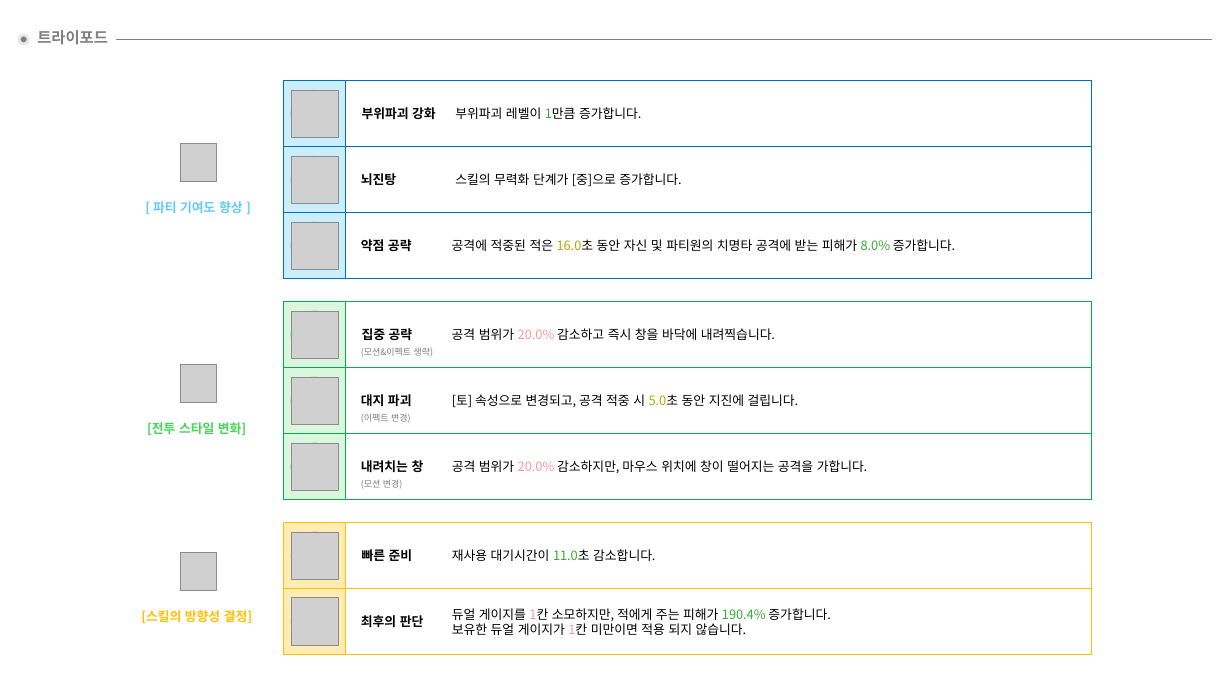
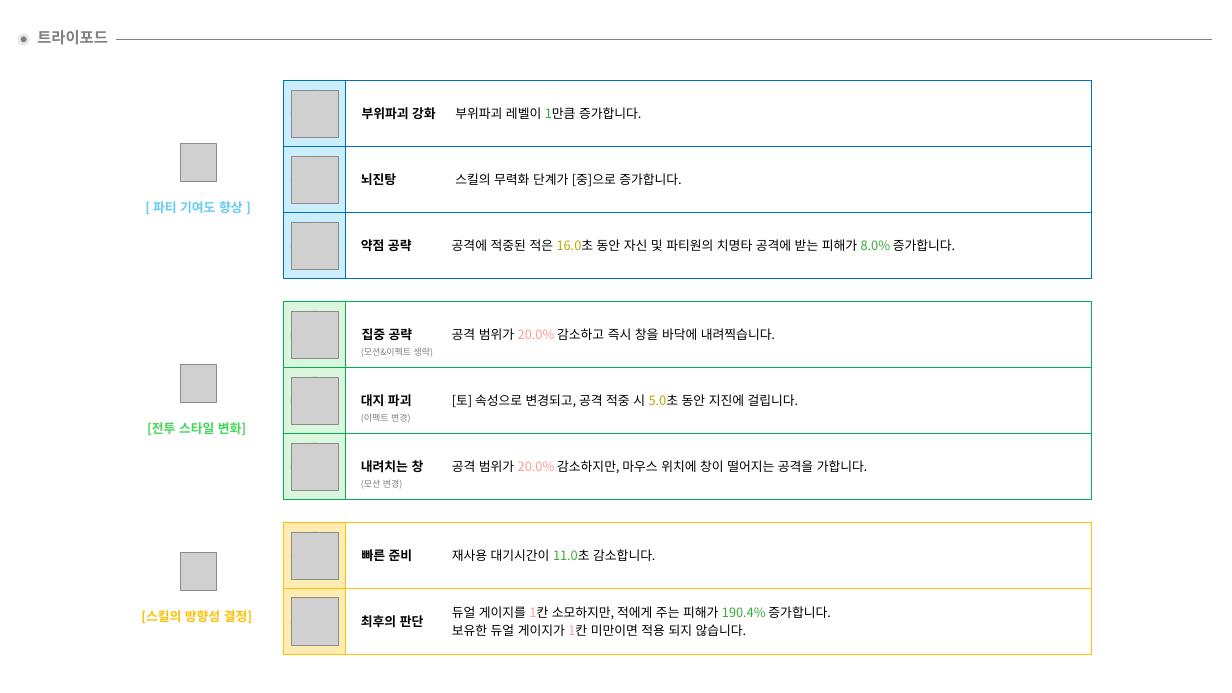
Before and after one commit to hjs0913/GameDesign, a slide deck: slide 2 of 로스트아크/창술사 역기획/스킬/[난무 스킬] 청룡진.pptx. Drawn at 1232x693 pixels with LibreOffice and Linux fonts; fonts in the diff are those of the drawing; grey boxes stand for pictures. Boxes give left, top, right and bottom in pixels: in the first picture for what was removed or moved away, otherwise in the second. Text is boxed around its words. In the diff, an @@ line names an element or a change of style, - is before the commit and + after.

```diff
--- a/로스트아크/창술사 역기획/스킬/[난무 스킬] 청룡진.pptx
+++ b/로스트아크/창술사 역기획/스킬/[난무 스킬] 청룡진.pptx
@@ text "듀얼 게이지를 1칸 소모하지만, 적에게 ..." at bbox=[452, 606, 830, 636]: more space between paragraphs @@
```
Also in this commit, not shown: 3 other slides changed, 2 slides added.
